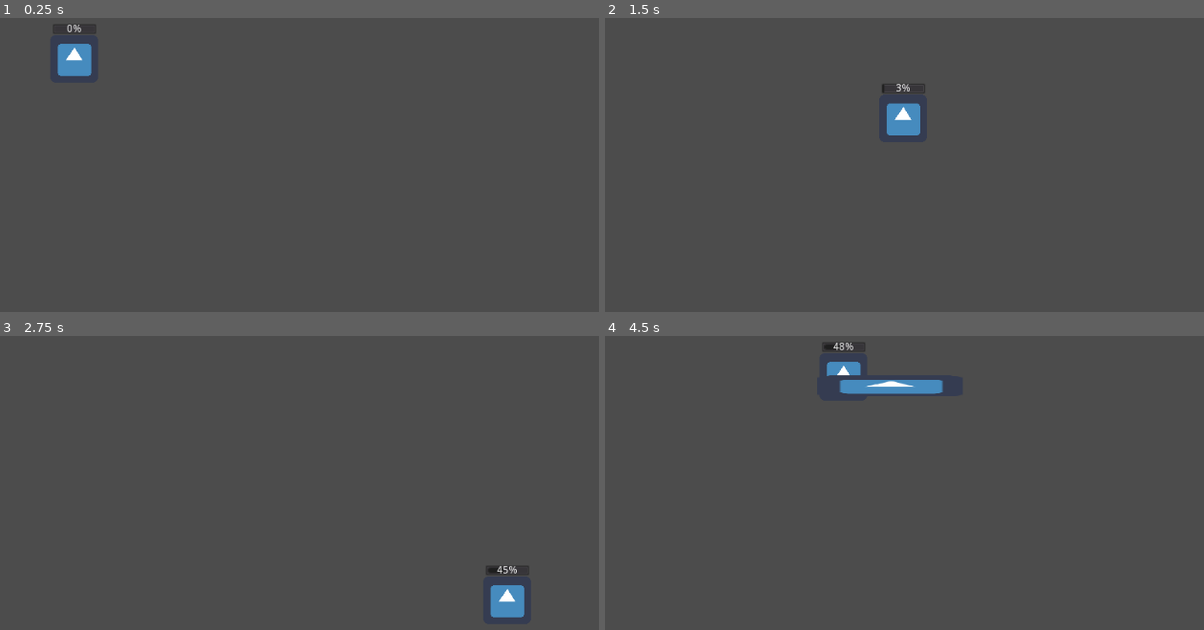
Above: before the commit, frames 1-4 (two rows, left to right).
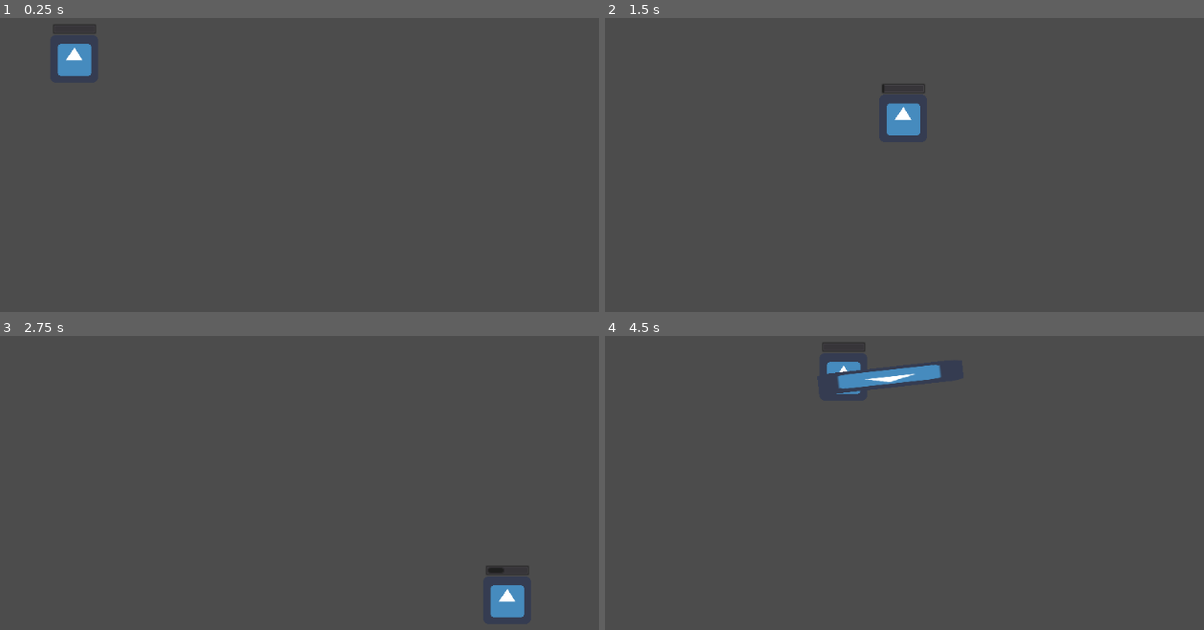
Above: after the commit, the same moments.

Repository: JoeyShapiro/TeleArrow
Game: Godot game, scene res://Main.tscn
Two runs of this game, one before a commit and one after it. Both use one fixed random seed, a clock stepped at 60 frames per second and the inputs below. The engine's default icon, where the game draws it, is replaced by a stand-in: a white triangle on a blue panel in a dark square.
Inputs (mouse positions are in pixels of both pictures, inside the frame that each line leads up to):
- Up to frame 1 (0.25 s): no input
- Up to frame 2 (1.5 s): tap Enter at 0.5 s; move the mouse to (1144, 191) at 0.52 s; press the mouse at (1144, 191) at 0.53 s; hold D (move_right) 0.53-1.28 s; move the mouse to (820, 235) at 1.27 s; release the mouse at (820, 235) at 1.28 s; hold S (move_down) from 1.28 s (still down); click (820, 235) at 1.35 s
- Up to frame 3 (2.75 s): move the mouse to (443, 433) at 2.02 s; release S (move_down) at 2.03 s; press the mouse at (443, 433) at 2.03 s; hold D (move_right) from 2.03 s (still down)
- Up to frame 4 (4.5 s): move the mouse to (934, 621) at 2.77 s; release D (move_right) at 2.78 s; release the mouse at (934, 621) at 2.78 s; hold W (move_up) 2.78-3.53 s; click (934, 621) at 2.85 s; move the mouse to (1203, 597) at 3.52 s; press the mouse at (1203, 597) at 3.53 s; hold A (move_left) from 3.53 s (still down); move the mouse to (742, 465) at 4.27 s; release the mouse at (742, 465) at 4.28 s; click (742, 465) at 4.35 s

The runs differ from the first frame. In frame 1, less than 0.1% of the frame differs, in the area x 11-14%, y 2-5%; in frame 2, less than 0.1%; in frame 3, less than 0.1%; in frame 4, 1.4%, in the area x 36-57%, y 2-20%.

Commit message:
directional arrows

Diff:
--- a/TeleArrowGame/Arrow.gd
+++ b/TeleArrowGame/Arrow.gd
@@ -17,10 +17,9 @@
 # Called every frame. 'delta' is the elapsed time since the previous frame.
 func _process(delta: float) -> void:
 	if come:
-		var r = get_angle_to(player_ref.position)
+		var r = get_angle_to(player_ref.position) + rotation
 		direction = Vector2(cos(r), sin(r)) * speed
 		position += direction * delta
-
 		if position.distance_to(player_ref.position) < 10:
 			player_ref.collect()
 			queue_free()
--- a/TeleArrowGame/Arrow.tscn
+++ b/TeleArrowGame/Arrow.tscn
@@ -19,7 +19,7 @@
 script = ExtResource( 2 )
 
 [node name="AnimatedSprite" type="AnimatedSprite" parent="."]
-position = Vector2( -0.5, 12 )
+position = Vector2( -2.98023e-08, 9.53674e-07 )
 scale = Vector2( 3.04688, 0.4375 )
 frames = SubResource( 1 )
 
--- a/TeleArrowGame/Player.gd
+++ b/TeleArrowGame/Player.gd
@@ -61,11 +61,13 @@
 	arrow_collected = reload
 
 func shoot():
+	bar_charge.value = 0
 	arrow = arrow_scene.instance()
 	arrow.position = position
 
 	var r = get_angle_to(get_global_mouse_position())
 	arrow.direction = Vector2(cos(r), sin(r))
+	arrow.rotation = r
 
 	arrow.speed = 1200 * charge
 	charge = 0
--- a/TeleArrowGame/Player.tscn
+++ b/TeleArrowGame/Player.tscn
@@ -30,3 +30,4 @@
 margin_right = 30.0
 margin_bottom = -33.0
 step = 1.0
+percent_visible = false
